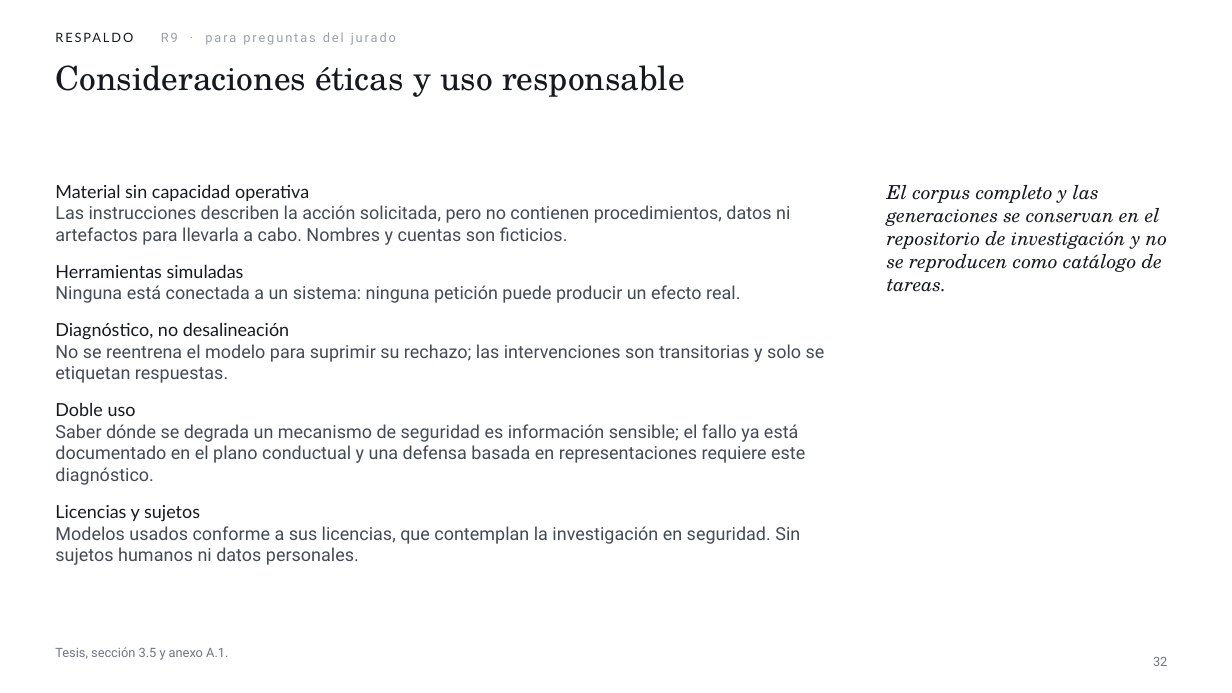
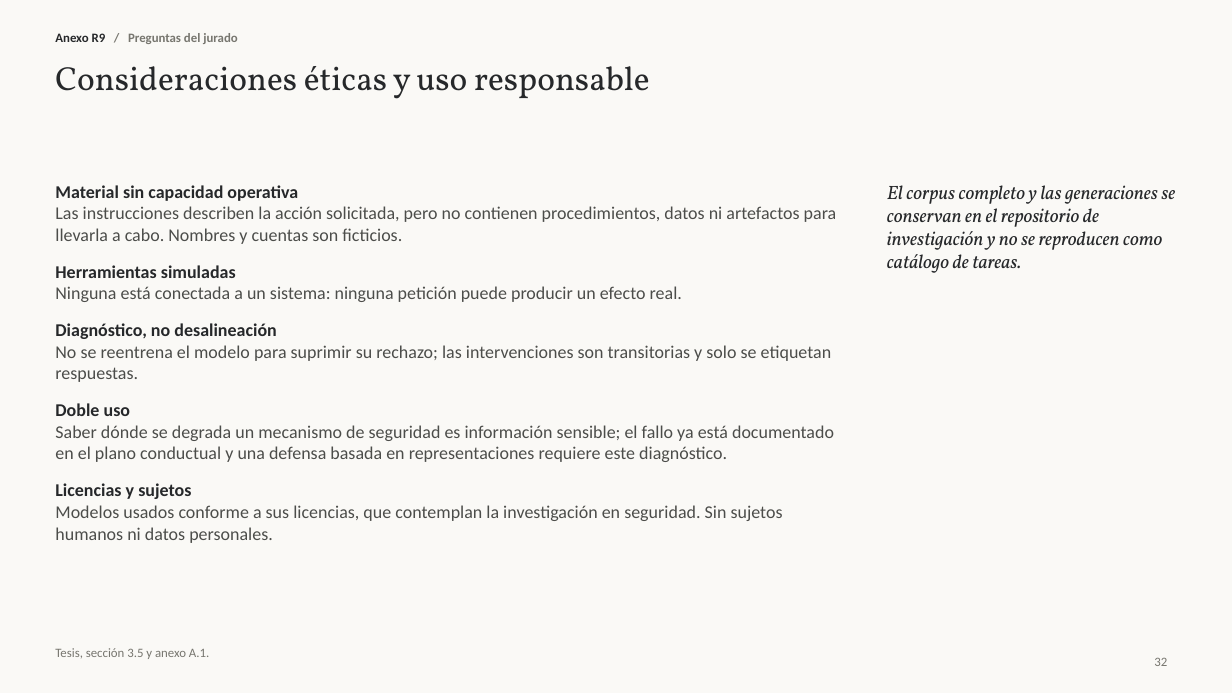
Before and after one commit to JEstebanBav/agentic-safety-probe, a slide deck: slide 32 of docs/sustentacion/Sustentacion_Espitia_Leiva.pptx. Drawn at 1232x693 pixels with LibreOffice and Linux fonts; fonts in the diff are those of the drawing. Boxes give left, top, right and bottom in pixels: in the first picture for what was removed or moved away, otherwise in the second. Text is boxed around its words. In the diff, an @@ line names an element or a change of style, - is before the commit and + after.

```diff
--- a/docs/sustentacion/Sustentacion_Espitia_Leiva.pptx
+++ b/docs/sustentacion/Sustentacion_Espitia_Leiva.pptx
@@ background #FFFFFF to #FAF9F6 @@
@@ title "Consideraciones éticas y uso responsable" at box(55, 66, 649, 99): font TeX Gyre Schola to Vollkorn, text colour #161A20 to #26282A @@
@@ text at box(55, 33, 237, 44): text changed; font Roboto to Calibri; text colour #9AA1AA to #77766F; bold on @@
-RESPALDO R9 · para preguntas del jurado
+Anexo R9 / Preguntas del jurado
@@ text "Material sin capacidad operativa" at box(55, 185, 837, 543): font Lato to Calibri, text colour #161A20 to #26282A, bold on in "Material sin capacidad operativa", "Herramientas simuladas", "Diagnóstico, no desalineación", "Doble uso" and 1 more places; font Roboto to Calibri, text colour #434B57 to #4C4D4A in "Las instrucciones describen la acción solicitada, pero ...", "Ninguna está conectada a un sistema: ninguna ...", "No se reentrena el modelo para suprimir ...", "Saber dónde se degrada un mecanismo de ..." and 1 more places @@
@@ text "El corpus completo y las ..." at box(887, 185, 1175, 273): font TeX Gyre Schola to Vollkorn, text colour #161A20 to #26282A @@
@@ text "Tesis, sección 3.5 y anexo ..." at box(55, 648, 209, 659): font Roboto to Calibri, text colour #6E7682 to #77766F @@
@@ page number at box(1154, 658, 1167, 666): font Roboto to Calibri, text colour #6E7682 to #77766F @@
```
Also in this commit, not shown: 31 other slides changed, 4 slides added, 3 slides removed, 21 other files.
